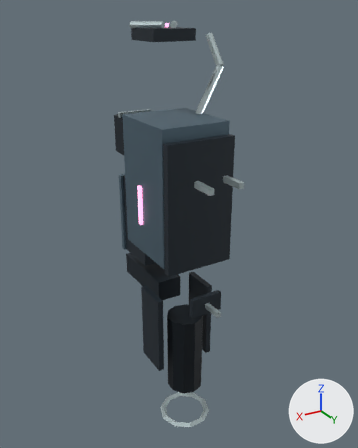
Two versions of the Blender file tools/godot-weapons/blender-art/masters/world-9.blend, one commit apart.
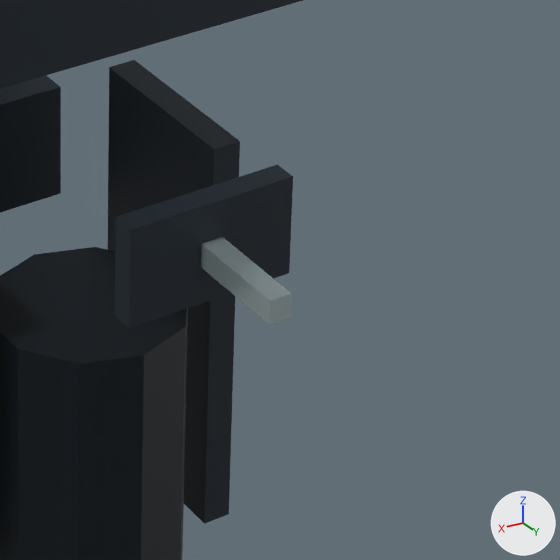
The first picture shows the older version from a camera (50 mm lens) standing at (0.605, 1.026, 0.285) and looking at (-0.041, -0.052, -0.254). The close-ups show the older and then the newer version on the part from 47% to 75% of the width and 58% to 80% of the height of that picture. Only the edits that show in the close-ups are written down. The axes (+X, +Y, +Z) are drawn at lower right. The lights are the same throughout.

The first close-up shows 'barrel-assembly-cavity', 'body-dark', 'body-rubber', 'body-trim'.
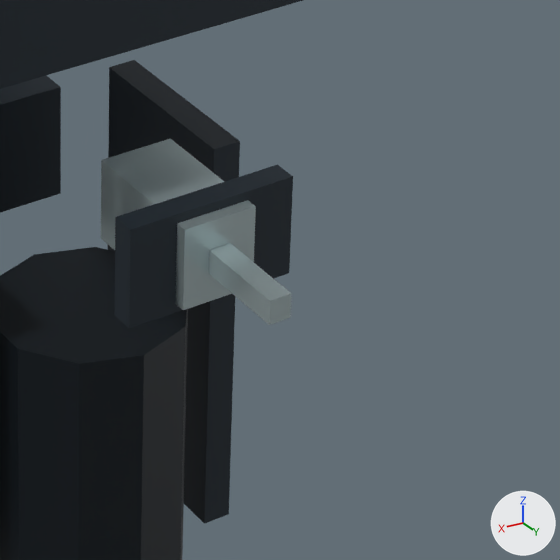
Boxes [x1, y1, x2, y2] around the edits, measured in the close-ups (560 x 560 px):
'body-trim', reshaped: before [201, 237, 292, 325]; after [101, 139, 292, 325]
part 1 of me_torus_071, added: after [101, 139, 256, 310]

The edits, one by one:
me_torus_071 is used by ob_body_trim; parent ob_body; location (0.0, 0.05, -0.809).
me_torus_071 had 152 vertices, 114 faces and spanned x -0.149..0.073, y -0.234..0.167, z -0.009..1.072.
me_torus_071 now has 160 vertices, 120 faces and spans x -0.149..0.073, y -0.234..0.167, z -0.009..1.072.
me_torus_071 part 1: a new loose piece, a box spanning x -0.019..0.019, y 0.041..0.109, z 0.399..0.44, in mat_trim (light grey #c5d6d8).
